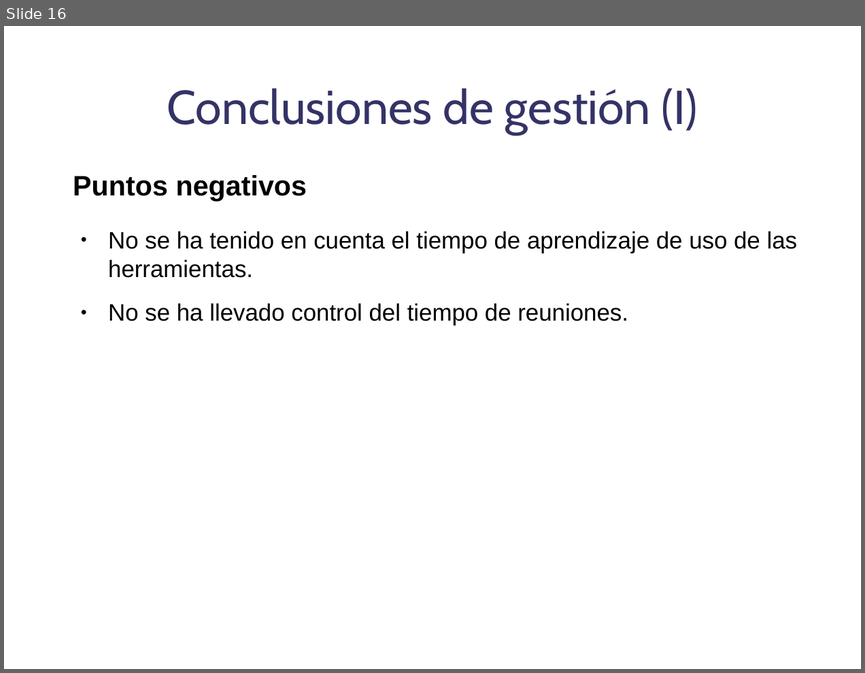
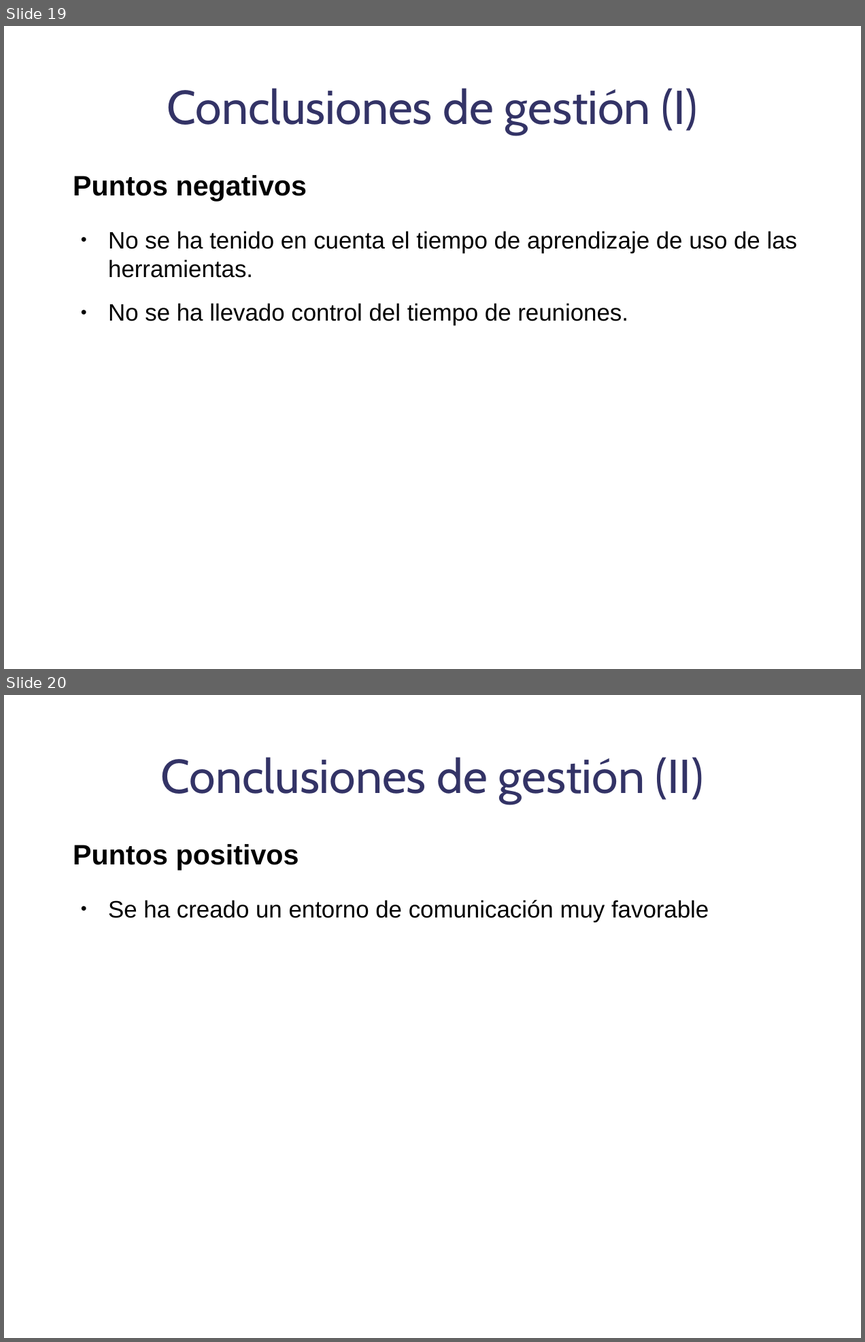
Before and after one commit to danoco78/touchteam, a slide deck: 1_iteracion/Planificación/Presentacion.odp. Shown one above the other, each under a label of ours: slide 16 before the commit, slides 19 and 20 after it. The pictures are 865x673 and 865x1342 pixels, drawn with LibreOffice and Linux fonts; fonts in the diff are those of the drawing; background and template pictures are left out. Boxes give left, top, right and bottom in pixels: in the first picture for what was removed or moved away, otherwise in the second. Text is boxed around its words. In the diff, an @@ line names an element or a change of style, - is before the commit and + after.

Commit message:
Presentación actualizada (Falta completar el apartado de conclusiones)

```diff
--- a/1_iteracion/Planificación/Presentacion.odp
+++ b/1_iteracion/Planificación/Presentacion.odp
@@ slide 20 added at [4, 695, 861, 1338], background picture (left out) @@
@@ title added at [161, 757, 703, 804], 44 pt, text #333366 @@
+Conclusiones de gestión (II)
@@ text added at [73, 844, 299, 870], 26 pt, text #000000, bold @@
+Puntos positivos
@@ text added at [108, 900, 708, 922], 22 pt, text #000000 @@
+● Se ha creado un entorno de comunicación muy favorable
@@ what was slide 16 is now slide 19 @@
```
Also in this commit, not shown: 5 slides changed, 15 other slides added, 1 slide removed.
